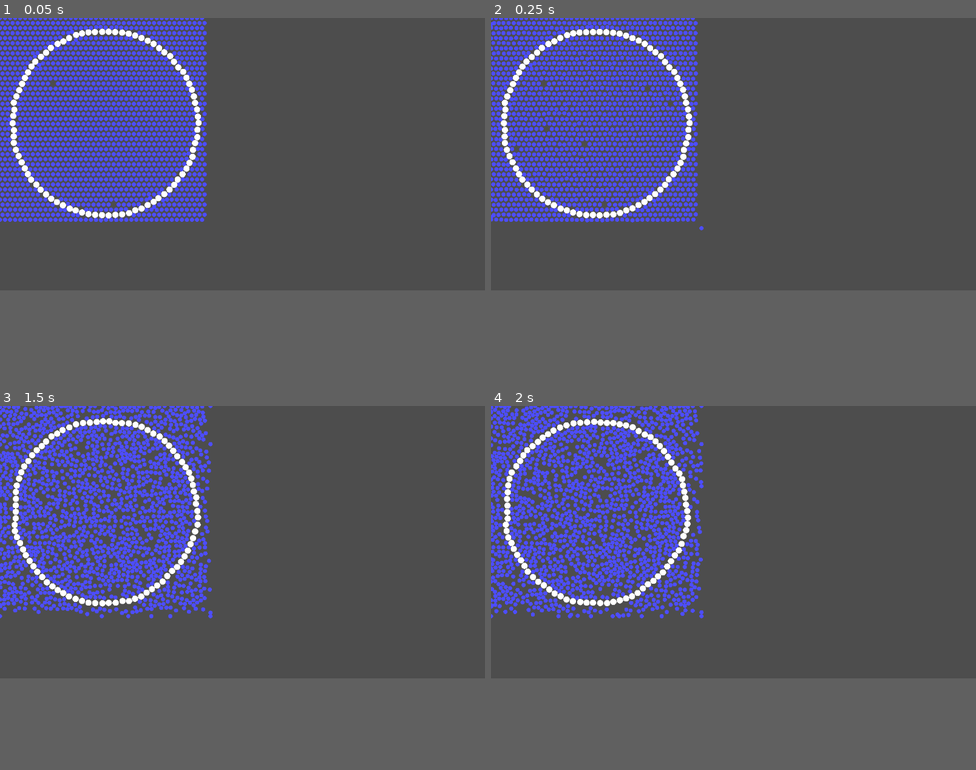
Above: before the commit, frames 1-4 (two rows, left to right).
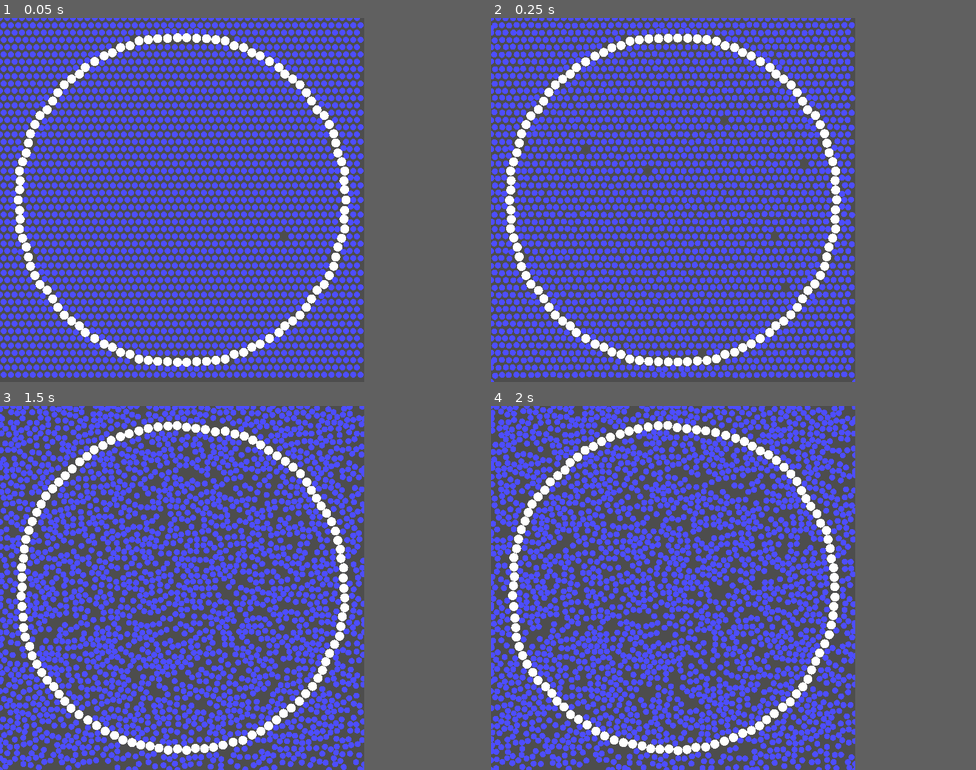
Above: after the commit, the same moments.

Repository: pascal-ballet/CellMembrane
Game: Godot game, scene res://sc1.tscn
The game is run twice, just before and just after one commit, with the same random seed, the same clock (stepped at 60 frames per second) and the same inputs.
Inputs:
- Up to frame 1 (0.05 s): no input
- Up to frame 2 (0.25 s): no input
- Up to frame 3 (1.5 s): no input
- Up to frame 4 (2 s): no input
In our replay, the window is 799x449 before the commit and 600x600 after it. These sizes can differ from the game's own. Grey fills any space a smaller window leaves; there, only what the larger window draws over its background counts as a difference.

The runs differ from the first frame. In frame 1, 43% of the frame differs, in the area x 0-76%, y 0-100%; in frame 2, 43%; in frame 3, 42%; in frame 4, 42%.

Commit message:
Increase box size

Diff:
--- a/general.gd
+++ b/general.gd
@@ -1,6 +1,6 @@
 extends Node
 
 
-var box_size : Vector2 = Vector2(500, 500)
+var box_size : Vector2 = Vector2(600, 600)
 var density : int = 2
-var memb_r : float = 220  # rayon
+var memb_r : float = 270  # rayon
--- a/project.godot
+++ b/project.godot
@@ -19,6 +19,11 @@
 
 General="*res://general.gd"
 
+[display]
+
+window/size/viewport_width=600
+window/size/viewport_height=600
+
 [rendering]
 
 renderer/rendering_method="gl_compatibility"
